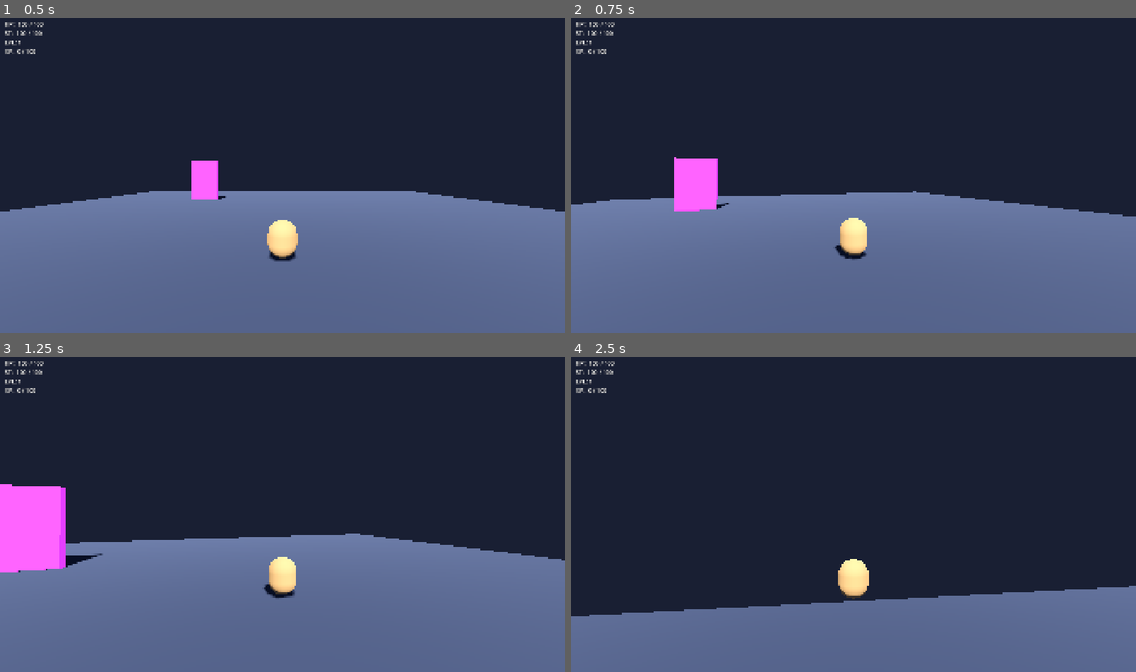
Above: before the commit, frames 1-4 (two rows, left to right).
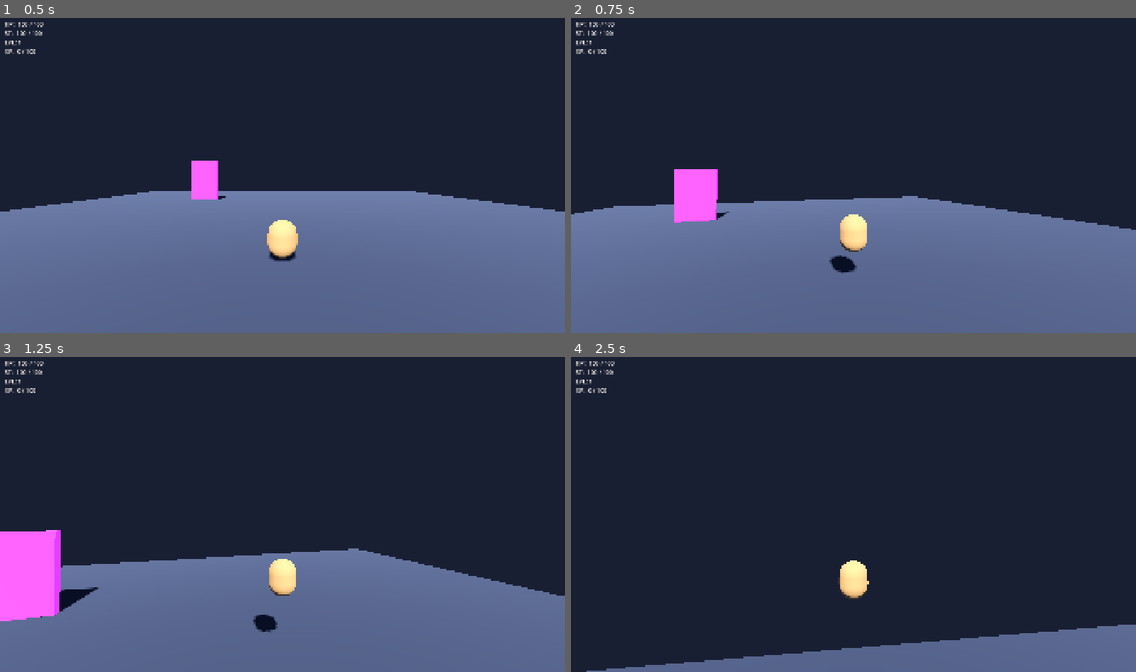
Above: after the commit, the same moments.

Repository: eldritch-dream/floaty_dog_knight
Game: Godot game, scene res://scenes/world/hub.tscn
Same seed, same stepped clock (60 frames per second), same inputs: the game is played once before the commit and once after it.
Inputs (mouse positions are in pixels of both pictures, inside the frame that each line leads up to):
- Up to frame 1 (0.5 s): no input
- Up to frame 2 (0.75 s): tap Enter at 0.5 s; move the mouse to (881, 172) at 0.52 s; hold W (move_forward) from 0.53 s (still down); tap Space (jump) at 0.6 s; click (881, 172) at 0.67 s
- Up to frame 3 (1.25 s): keep holding W (move_forward); tap Space (jump) at 0.77, 1.07 s
- Up to frame 4 (2.5 s): keep holding W (move_forward); move the mouse to (825, 514) at 1.27 s; click (825, 514) at 1.35 s; tap Space (jump) at 1.52, 1.55, 1.82, 2.3 s; move the mouse to (864, 508) at 2.02 s; tap Ctrl (dash) at 2.1 s

Frame 1 is identical in both runs. In frame 2, 3.2% of the frame differs, in the area x 0-100%, y 44-82%; in frame 3, 10%; in frame 4, 15%, in the area x 0-100%, y 64-100%.
Error before the commit: Parse Error: Cannot infer the type of "can_air_jump" variable because the value doesn't have a set type. (res://scripts/player/states/jump.gd:47)

Commit message:
fix: explicit bool type on can_air_jump for web export compatibility
:= inference fails on boolean expressions in the Godot web export.
Explicit : bool = annotation resolves the parse error.

Co-Authored-By: Claude Sonnet 4.6 <noreply@anthropic.com>

Diff:
--- a/scripts/player/states/jump.gd
+++ b/scripts/player/states/jump.gd
@@ -44,7 +44,7 @@
 		player.velocity.z *= config.air_friction
 
 	# Air jump (double jump).
-	var can_air_jump := player.air_jumps_remaining > 0 and ability_unlocks.double_jump_unlocked
+	var can_air_jump: bool = player.air_jumps_remaining > 0 and ability_unlocks.double_jump_unlocked
 	if Input.is_action_just_pressed("jump") and can_air_jump:
 		player.air_jumps_remaining -= 1
 		player.velocity.y = config.air_jump_velocity
